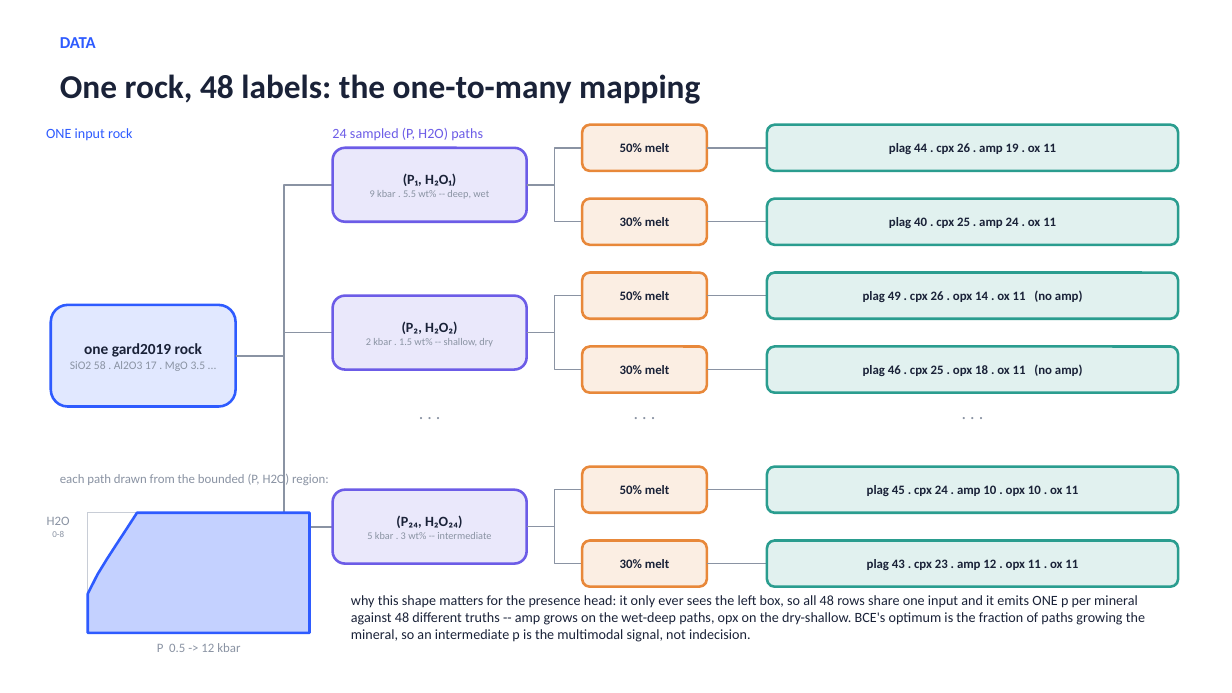
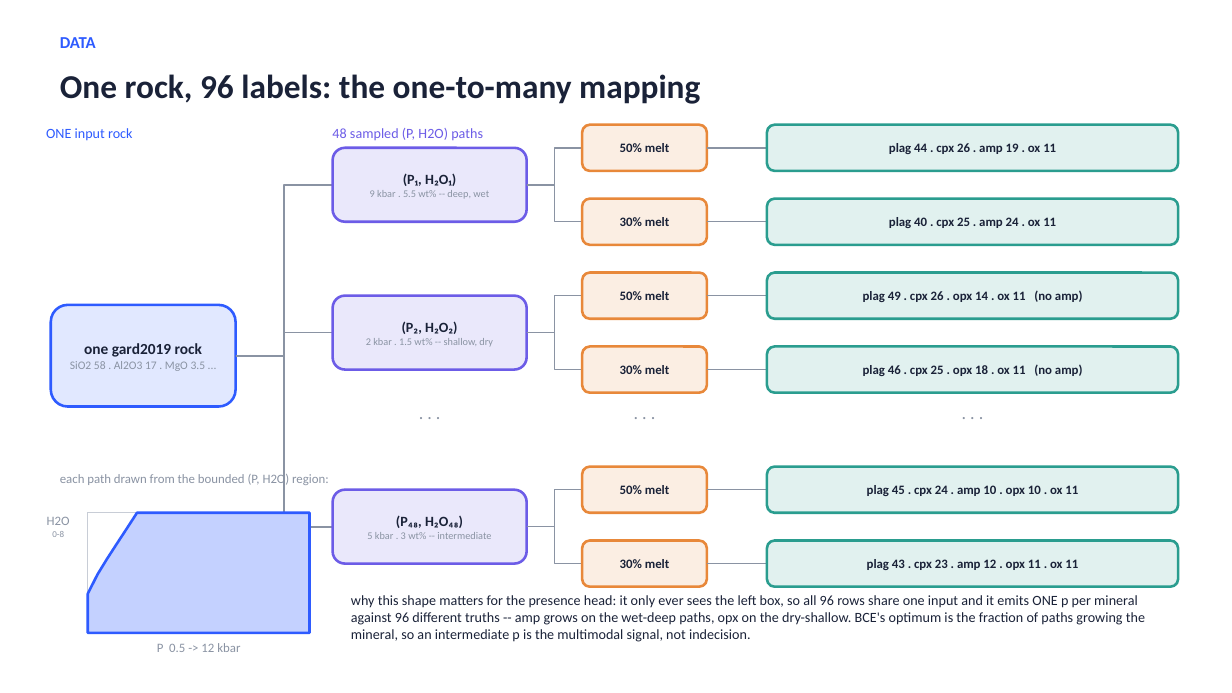
Before and after one commit to matthew-j-liu/phasecast, a slide deck: slide 4 of slides/overview.pptx. Drawn at 1232x693 pixels with LibreOffice and Linux fonts; fonts in the diff are those of the drawing. Boxes give left, top, right and bottom in pixels: in the first picture for what was removed or moved away, otherwise in the second. Text is boxed around its words. In the diff, an @@ line names an element or a change of style, - is before the commit and + after.

```diff
--- a/slides/overview.pptx
+++ b/slides/overview.pptx
@@ text at [60,74,700,104]: text changed @@
-One rock, 48 labels: the one-to-many mapping
+One rock, 96 labels: the one-to-many mapping
@@ text at [332,128,483,140]: text changed @@
-24 sampled (P, H2O) paths
+48 sampled (P, H2O) paths
@@ text in rounded rectangle at [396,515,463,528]: text changed @@
-(P₂₄, H₂O₂₄)
+(P₄₈, H₂O₄₈)
@@ text at [351,595,1145,642]: text changed @@
-why this shape matters for the presence head: it only ever sees the left box, so all 48 rows share one input and it emits ONE p per mineral against 48 different truths -- amp grows on the wet-deep paths, opx on the dry-shallow. BCE's optimum is the fraction of paths growing the mineral, so an intermediate p is the multimodal signal, not indecision.
+why this shape matters for the presence head: it only ever sees the left box, so all 96 rows share one input and it emits ONE p per mineral against 96 different truths -- amp grows on the wet-deep paths, opx on the dry-shallow. BCE's optimum is the fraction of paths growing the mineral, so an intermediate p is the multimodal signal, not indecision.
```
Also in this commit, not shown: 13 other slides changed, 2 slides added, 1 slide removed, 3 other files.
